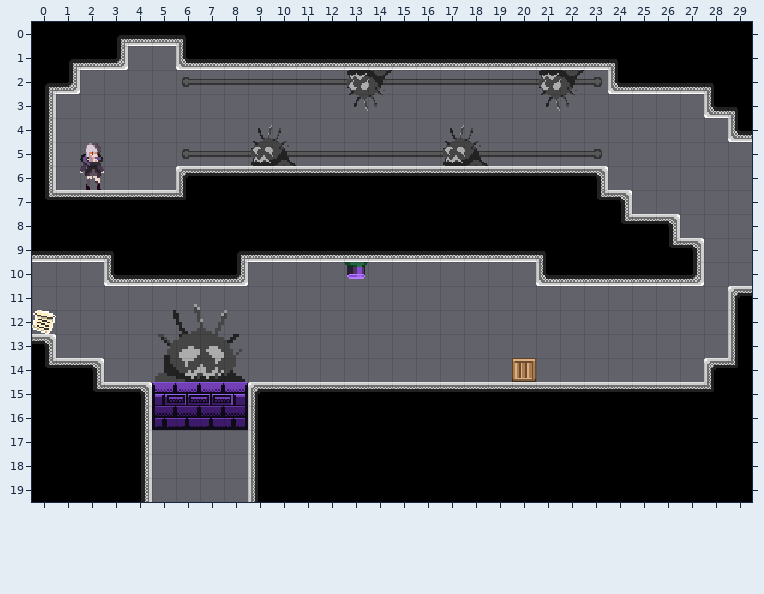
An edit to a level. Tiled map, Assets/maps/BookmarkLevels/1 - Prison/A4 - Wall.tmx. That is the earlier state.
Cells are 16x16 px. Shown: x 0..29, y 0..19.
After the commit:
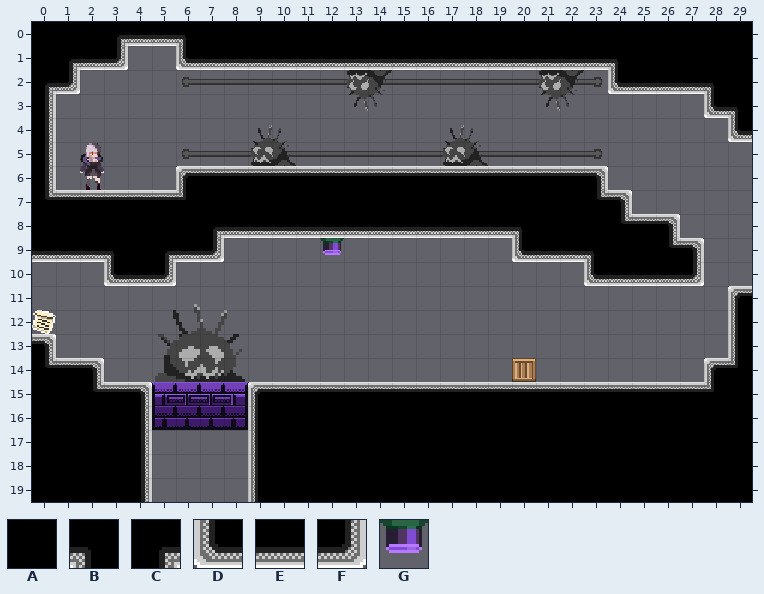
Key: from "Memory world tileset": A 6, B 8, C 9, D 10, E 11, F 12; from "PlaceholderSprites": G 58 turned 180.
_ is an empty cell.
Change:
Layer "ground":
Tile A gives way to tile B in row 8 at x 20; in row 9 at x 23.
Tile A gives way to tile C in row 8 at x 7; in row 9 at x 5.
Tile E gives way to tile D in row 9 at x 20; in row 10 at x 23.
Tile A gives way to tile E in row 8 at x 8 to 19; in row 9 at x 6 and 22.
Tile B gives way to tile E in row 9 at x 21.
Tile A gives way to tile F in row 9 at x 7.
Tile E gives way to tile F in row 10 at x 5.
Tile E gives way to tile G in row 9 at x 12.
The edit erases tile C in row 9 at x 8.
The edit erases tile D in row 10 at x 21.
The edit erases tile E in row 9 at x 9 to 11 and 13 to 19; in row 10 at x 6 to 7 and 22.
The edit erases tile F in row 10 at x 8.
The edit erases tile G in row 10 at x 13.
